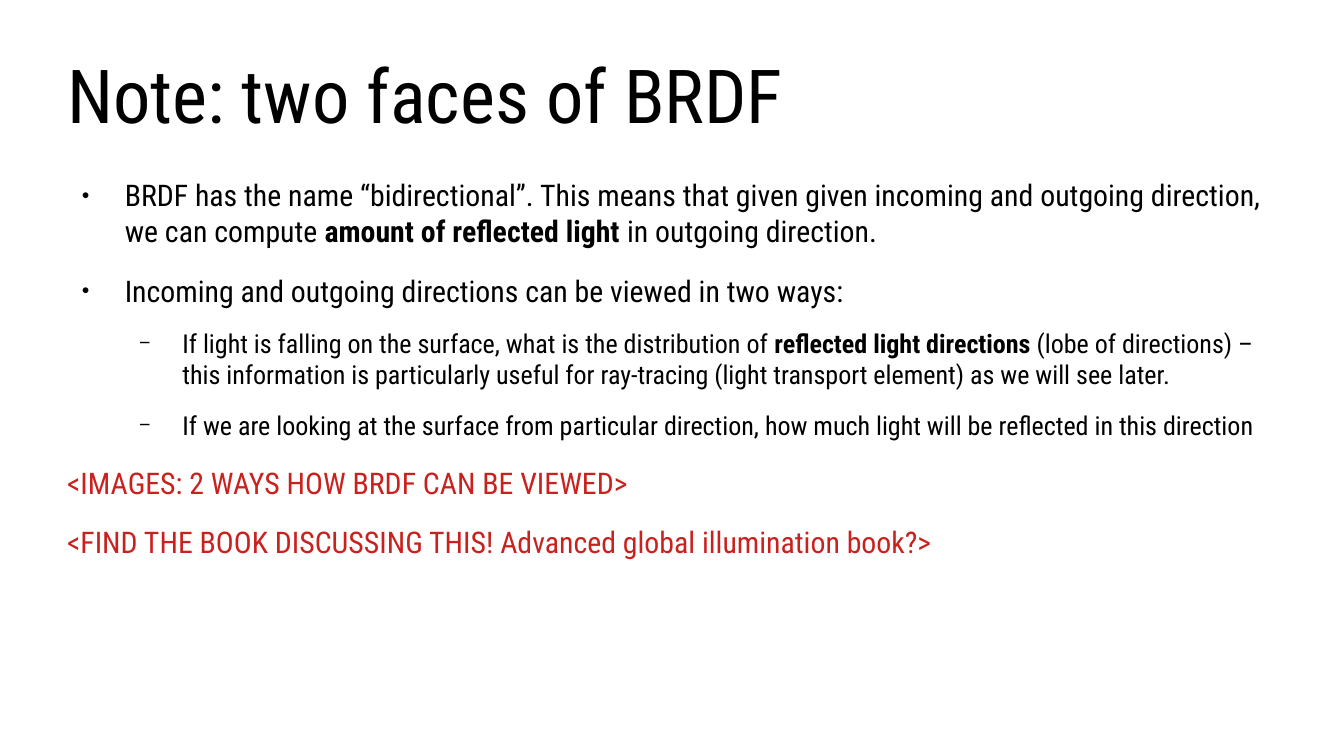
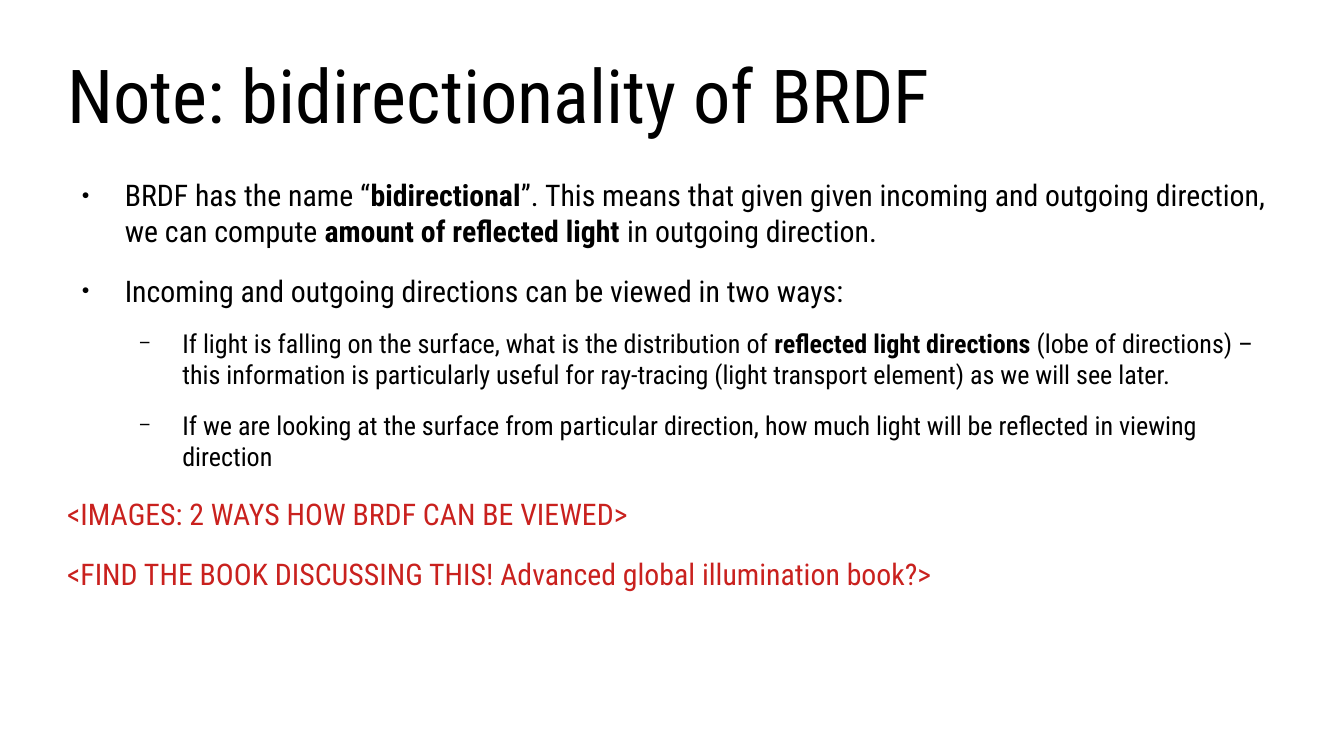
Before and after one commit to lorentzo/IntroductionToComputerGraphics, a slide deck: slide 31 of lectures/3_foundations_3d_scene/3_2_2_3D_models_material.odp (slide 26 before the commit). Drawn at 1344x756 pixels with LibreOffice and Linux fonts; fonts in the diff are those of the drawing. Boxes give left, top, right and bottom in pixels: in the first picture for what was removed or moved away, otherwise in the second. Text is boxed around its words. In the diff, an @@ line names an element or a change of style, - is before the commit and + after.

```diff
--- a/lectures/3_foundations_3d_scene/3_2_2_3D_models_material.odp
+++ b/lectures/3_foundations_3d_scene/3_2_2_3D_models_material.odp
@@ title at [67, 66, 929, 139]: text changed @@
-Note: two faces of BRDF
+Note: bidirectionality of BRDF
@@ text at [125, 183, 1265, 249]: bold on in "“bidirectional”." @@
@@ text at [182, 415, 1197, 467]: text changed @@
-  − If we are looking at the surface from particular direction, how much light will be reflected in this direction
+  − If we are looking at the surface from particular direction, how much light will be reflected in viewing direction
```
Also in this commit, not shown: 11 other slides changed, 12 slides added, 1 slide removed, 7 other files.
